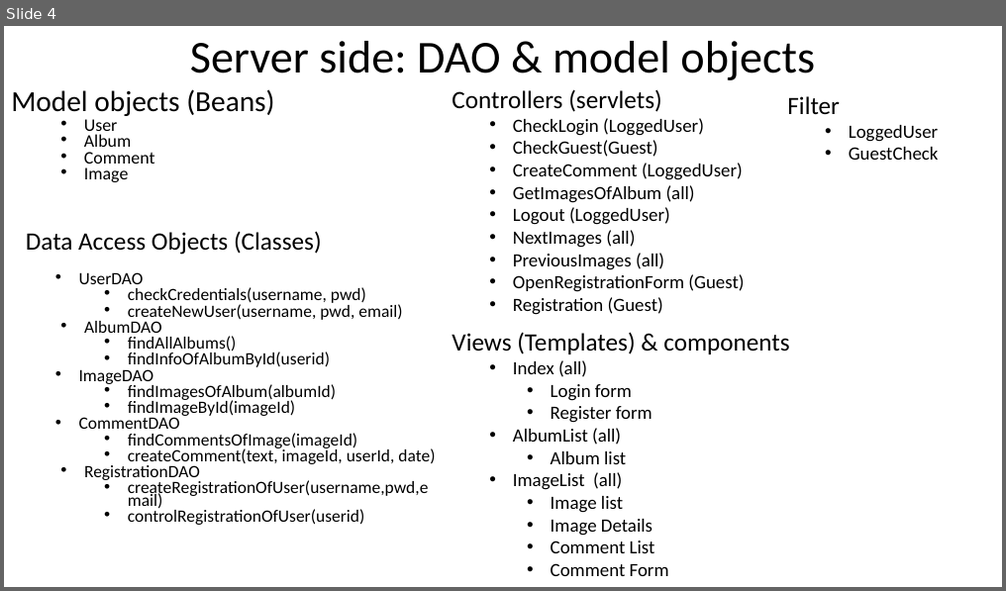
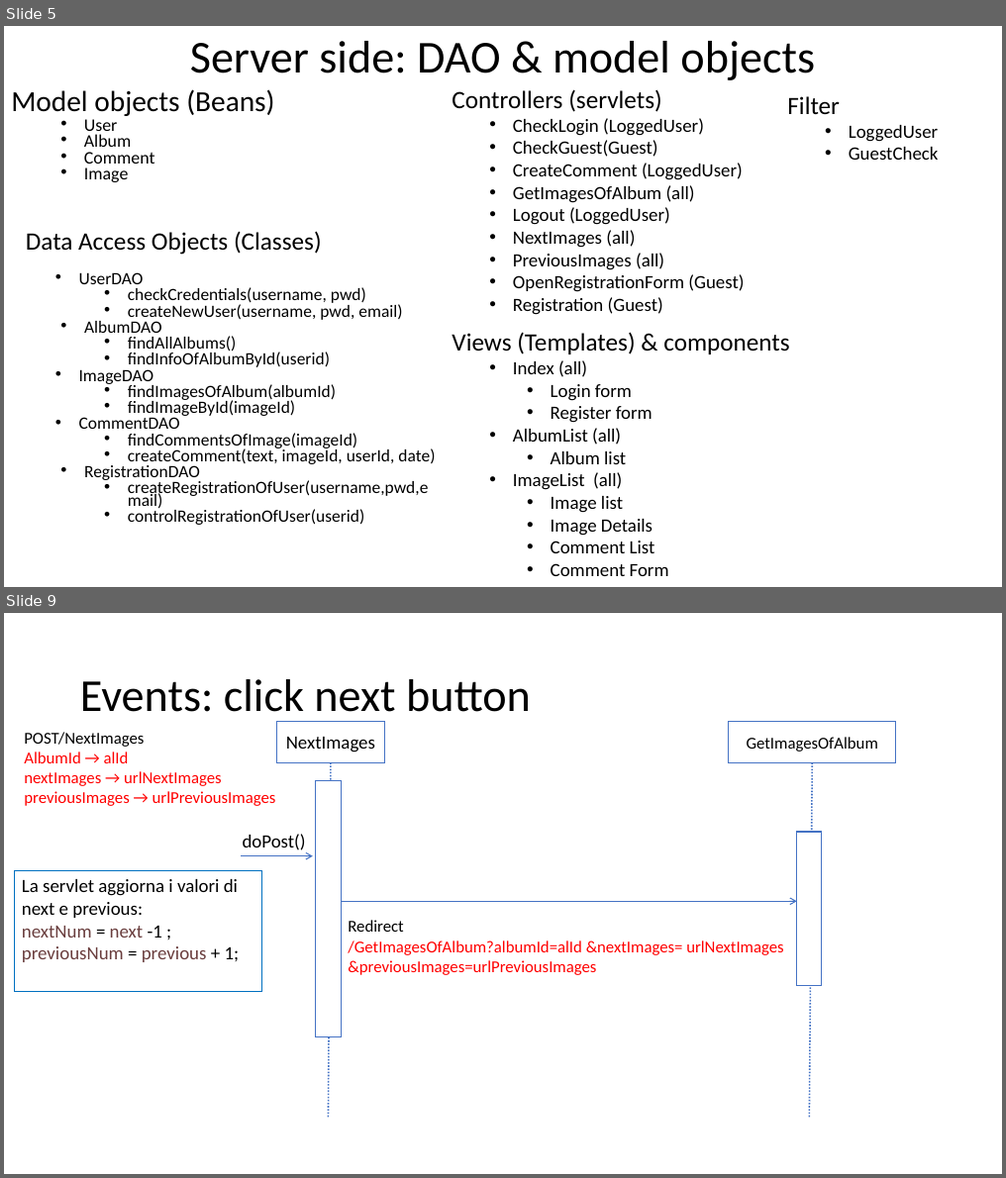
Before and after one commit to Giulsmoon/TecnologiePerIlWeb_Project1, a slide deck: Presentazioni Powerpoint/Progetto1_versione_PURE_HTML.pptx. Shown one above the other, each under a label of ours: slide 4 before the commit, slides 5 and 9 after it; the slides between them are not shown. The pictures are 1006x591 and 1006x1178 pixels, drawn with LibreOffice and Linux fonts; fonts in the diff are those of the drawing. Boxes give left, top, right and bottom in pixels: in the first picture for what was removed or moved away, otherwise in the second. Text is boxed around its words. In the diff, an @@ line names an element or a change of style, - is before the commit and + after.

```diff
--- a/Presentazioni Powerpoint/Progetto1_versione_PURE_HTML.pptx
+++ b/Presentazioni Powerpoint/Progetto1_versione_PURE_HTML.pptx
@@ slide 9 added at (4, 613, 1002, 1174), background #FFFFFF @@
@@ title added at (80, 679, 531, 723), 44 pt, text #000000 @@
+Events: click next button
@@ rectangle added at (277, 722, 385, 762), fill #FFFFFF, outline #4472C4 1 pt, 18 pt, text #000000 @@
+NextImages
@@ rectangle added at (729, 722, 896, 762), fill #FFFFFF, outline #4472C4 1 pt, 16 pt, text #000000 @@
+GetImagesOfAlbum
@@ text added at (24, 732, 276, 806), 16 pt, text #FF0000 @@
+POST/NextImages
+AlbumId → alId
+nextImages → urlNextImages
+previousImages → urlPreviousImages
@@ rectangle added at (316, 780, 341, 1038), fill #FFFFFF, outline #4472C4 1 pt @@
@@ line added from (331, 762) to (328, 1118), #4472C4 1.5 pt dashed @@
@@ line added from (813, 762) to (810, 1118), #4472C4 1.5 pt dashed @@
@@ text added at (243, 834, 306, 851), 18 pt, text #000000 @@
+doPost()
@@ rectangle added at (797, 832, 822, 986), fill #FFFFFF, outline #4472C4 1 pt @@
@@ rectangle added at (15, 870, 262, 992), outline #0070C0 0.75 pt, 18 pt, text #000000 @@
+La servlet aggiorna i valori di next e previous:
+nextNum = next -1 ;
+previousNum = previous + 1;
@@ arrow added from (242, 857) to (313, 857), #4472C4 1 pt @@
@@ arrow added from (341, 901) to (797, 901), #4472C4 1 pt @@
@@ text added at (348, 920, 783, 975), 16 pt, text #FF0000 @@
+Redirect
+/GetImagesOfAlbum?albumId=alId &nextImages= urlNextImages &previousImages=urlPreviousImages
@@ what was slide 4 is now slide 5 @@
```
Also in this commit, not shown: 2 slides changed, 11 other slides added, 3 other files.
